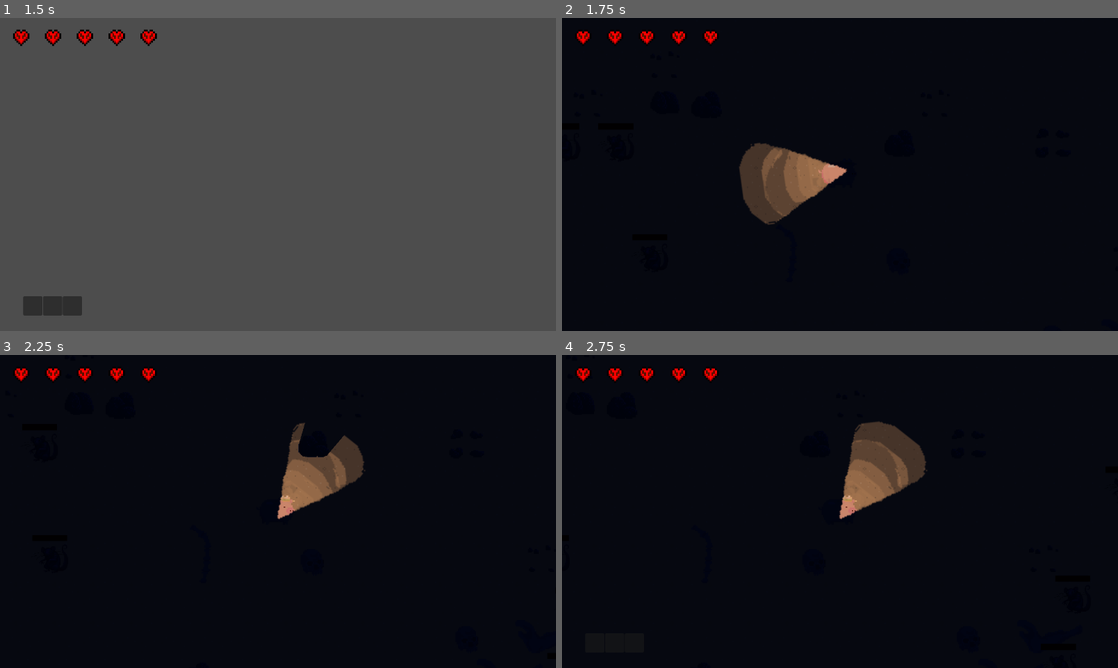
Above: before the commit, frames 1-4 (two rows, left to right).
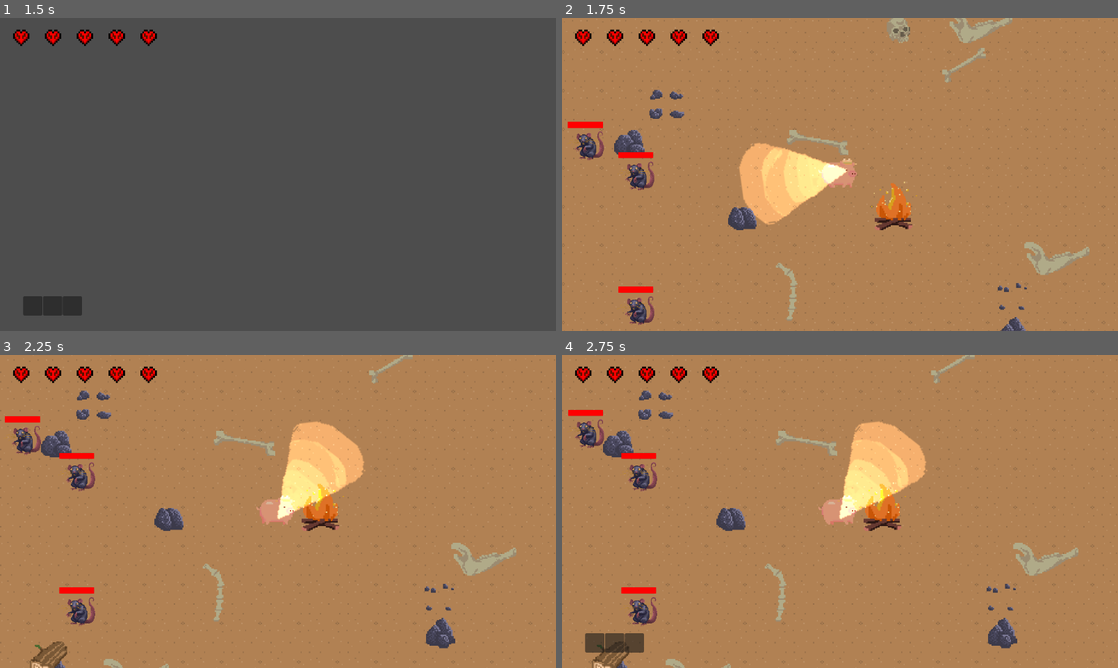
Above: after the commit, the same moments.

Repository: JasonLee4/MaizeRunnerGame
Game: Godot game, scene res://scenes/dungeon_gen/dungeon_gen.tscn
Two runs of this game, one before a commit and one after it. Both use one fixed random seed, a clock stepped at 60 frames per second and the inputs below. This scene is started directly instead of the project's main scene.
Inputs (mouse positions are in pixels of both pictures, inside the frame that each line leads up to):
- Up to frame 1 (1.5 s): tap Enter at 0.5 s; move the mouse to (400, 158) at 0.52 s; hold D (right) 0.53-1.28 s; tap Q (q) at 0.6 s; tap Space (dash) at 1.25 s; move the mouse to (166, 190) at 1.27 s; hold S (down) from 1.28 s (still down); tap F (advance_dialogue) at 1.35 s
- Up to frame 2 (1.75 s): keep holding S (down); tap Q (q) at 1.55 s
- Up to frame 3 (2.25 s): move the mouse to (333, 442) at 2.02 s; release S (down) at 2.03 s; hold D (right) from 2.03 s (still down); tap Space (dash) at 2.1 s
- Up to frame 4 (2.75 s): keep holding D (right); tap Q (q) at 2.3 s

Frame 1 is identical in both runs. In frame 2, 100% of the frame differs, in the area x 0-100%, y 0-100%; in frame 3, 100%; in frame 4, 100%.
Error after the commit: Parse Error: Class "FirePlace" hides a global script class. (res://scenes/objects/fireplace.gd:3)

Commit message:
fireplace + wood spawns, code refactors

Diff:
--- a/scenes/dungeon_gen/dungeon_gen.gd
+++ b/scenes/dungeon_gen/dungeon_gen.gd
@@ -3,6 +3,9 @@
 var player_scene = preload("res://scenes/characters/pig.tscn")
 var rat_enemy = preload("res://scenes/enemies/rat.tscn")
 var ui = preload("res://scenes/ui/ui.tscn")
+var fireplace_scene = preload("res://scenes/objects/fireplace.tscn")
+var wood_scene = preload("res://scenes/items/wood.tscn")
+
 @onready var map = $TileMap
 @onready var camera = $Camera2D
 
@@ -27,6 +30,10 @@
 	load_player()
 	print("Creating map...")
 	make_map()
+	print("Spawning enemies...")
+	spawn_enemies(4)
+	print("Spawn items...")
+	spawn_items()
 
 func _process(_delta):
 	queue_redraw()
@@ -66,16 +73,6 @@
 	await(get_tree().create_timer(.5).timeout)
 	# generate MST
 	path = find_mst(room_positions)
-
-	# generate enemy spawns
-	for room in $Rooms.get_children():
-		# don't spawn enemies in the start room
-		if room == start_room:
-			continue
-		for i in range(4):
-			var rand_pt = room.get_rand_pt() + room.global_position
-			enemy_spawns.append(rand_pt)
-
 
 func load_player():
 	player = player_scene.instantiate()
@@ -144,15 +141,38 @@
 		elif roll < .1:
 			var bones = Vector2i(randi_range(0, 1)*2, randi_range(0, 2))
 			map.set_cell(2, tile, 2, bones, 0)
-	spawn_enemies()
-
-func spawn_enemies():
+
+func spawn_enemies(enemies_per_rm):
+	# generate enemy spawns
+	for room in $Rooms.get_children():
+		# don't spawn enemies in the start room
+		if room == start_room:
+			continue
+		for i in range(enemies_per_rm):
+			var rand_pt = room.get_rand_pt() + room.global_position
+			enemy_spawns.append(rand_pt)
+	# spawn just rats for now
 	for spawn_pos in enemy_spawns:
 		var rat = rat_enemy.instantiate()
 		rat.global_position = spawn_pos
-		add_child(rat)
-
-
+		$Enemies.add_child(rat)
+
+func spawn_items():
+	for room in $Rooms.get_children():
+		var spawn_pos = room.get_rand_pt() + room.global_position
+		if room == start_room:
+			# spawn campfire in start room
+			var fireplace = fireplace_scene.instantiate()
+			fireplace.global_position = spawn_pos
+			$Objects.add_child(fireplace)
+		else:
+			# spawn wood
+			var wood = wood_scene.instantiate()
+			wood.global_position = spawn_pos
+			$Objects.add_child(wood)
+
+
+### Helper functions ###
 func carve_path(start, end):
 	var difference_x = sign(end.x - start.x)
 	var difference_y = sign(end.y - start.y)
--- a/scenes/dungeon_gen/dungeon_gen.tscn
+++ b/scenes/dungeon_gen/dungeon_gen.tscn
@@ -9,9 +9,6 @@
 
 [node name="Rooms" type="Node2D" parent="."]
 
-[node name="CanvasModulate" type="CanvasModulate" parent="."]
-color = Color(0.00392157, 0.0235294, 0.141176, 0.92549)
-
 [node name="TileMap" type="TileMap" parent="."]
 tile_set = ExtResource("2_0cbpq")
 rendering_quadrant_size = 32
@@ -22,4 +19,12 @@
 layer_2/name = "objects"
 layer_2/tile_data = PackedInt32Array()
 
+[node name="Objects" type="Node2D" parent="."]
+
+[node name="Enemies" type="Node2D" parent="."]
+
+[node name="CanvasModulate" type="CanvasModulate" parent="."]
+visible = false
+color = Color(0.00392157, 0.0235294, 0.141176, 0.92549)
+
 [node name="UI" parent="." instance=ExtResource("3_7t5bt")]
--- a/scenes/items/torch.gd
+++ b/scenes/items/torch.gd
@@ -5,9 +5,9 @@
 #@export var damage = 20
 #var direction = Vector2.LEFT
 
-#func _ready():
+func _ready():
 	#$SelfdestructTimer.start()
-
+	$AnimatedSprite2D.play("default")
 
 #
 func _physics_process(delta):
--- a/scenes/items/torch.tscn
+++ b/scenes/items/torch.tscn
@@ -1,9 +1,31 @@
-[gd_scene load_steps=7 format=3 uid="uid://efwdnoirj55t"]
+[gd_scene load_steps=10 format=3 uid="uid://efwdnoirj55t"]
 
 [ext_resource type="Script" path="res://scenes/items/torch.gd" id="1_kfmpc"]
-[ext_resource type="Texture2D" uid="uid://dr5q6e11x23s5" path="res://assets/spritesheets/headcannon.png" id="2_e8rop"]
 [ext_resource type="Resource" uid="uid://du10n1gotovf2" path="res://scenes/items/inventory/inv_items/Torch.tres" id="2_o4iw7"]
+[ext_resource type="Texture2D" uid="uid://kvvdt73p1kns" path="res://assets/spritesheets/torch.png" id="3_co5jr"]
 [ext_resource type="Texture2D" uid="uid://1m6kvuxu25w5" path="res://assets/spritesheets/whitecircle.png" id="3_y1bx2"]
+
+[sub_resource type="AtlasTexture" id="AtlasTexture_ajx17"]
+atlas = ExtResource("3_co5jr")
+region = Rect2(0, 0, 48, 48)
+
+[sub_resource type="AtlasTexture" id="AtlasTexture_rde2s"]
+atlas = ExtResource("3_co5jr")
+region = Rect2(48, 0, 48, 48)
+
+[sub_resource type="SpriteFrames" id="SpriteFrames_uh1rh"]
+animations = [{
+"frames": [{
+"duration": 1.0,
+"texture": SubResource("AtlasTexture_ajx17")
+}, {
+"duration": 2.0,
+"texture": SubResource("AtlasTexture_rde2s")
+}],
+"loop": true,
+"name": &"default",
+"speed": 5.0
+}]
 
 [sub_resource type="RectangleShape2D" id="RectangleShape2D_rbb71"]
 
@@ -16,11 +38,11 @@
 script = ExtResource("1_kfmpc")
 item = ExtResource("2_o4iw7")
 
-[node name="Sprite2D" type="Sprite2D" parent="."]
-position = Vector2(0.473003, 0.315337)
-rotation = -0.774926
-scale = Vector2(0.680963, 0.414256)
-texture = ExtResource("2_e8rop")
+[node name="AnimatedSprite2D" type="AnimatedSprite2D" parent="."]
+position = Vector2(-9.53674e-07, -9.53674e-07)
+scale = Vector2(0.458333, 0.458333)
+sprite_frames = SubResource("SpriteFrames_uh1rh")
+frame_progress = 0.804103
 
 [node name="CollisionShape2D" type="CollisionShape2D" parent="."]
 rotation = 0.774926
--- a/scenes/levels/main_level.tscn
+++ b/scenes/levels/main_level.tscn
@@ -6,7 +6,7 @@
 [ext_resource type="PackedScene" uid="uid://cx0pvdscatwe5" path="res://scenes/ui/ui.tscn" id="8_5v54e"]
 [ext_resource type="PackedScene" uid="uid://cu6fbl27cj8ni" path="res://scenes/enemies/followingEnemy.tscn" id="9_j3pv8"]
 [ext_resource type="PackedScene" uid="uid://cmkg6swofcroi" path="res://scenes/enemies/cornpirate.tscn" id="9_mfwi1"]
-[ext_resource type="PackedScene" uid="uid://bvxtel4kt8t1d" path="res://scenes/objects/FirePlace.tscn" id="9_y4roy"]
+[ext_resource type="PackedScene" uid="uid://bvxtel4kt8t1d" path="res://scenes/objects/fireplace.tscn" id="9_y4roy"]
 [ext_resource type="PackedScene" uid="uid://ceek5f5hxvohe" path="res://scenes/items/wood.tscn" id="10_0j2xy"]
 [ext_resource type="PackedScene" uid="uid://bk38y6qrxf7ab" path="res://scenes/items/consumables/apple.tscn" id="10_w7piv"]
 [ext_resource type="PackedScene" uid="uid://brr1wrgpu1otg" path="res://scenes/items/weapons/cannon.tscn" id="11_8e02o"]
--- a/scenes/objects/FirePlace.gd
+++ b/scenes/objects/FirePlace.gd
@@ -5,6 +5,9 @@
 @export var inv_item: Inv_Item
 var crafting_available
 #signal craft_torch
+
+func _ready():
+	$AnimatedSprite2D.play("default")
 
 func _physics_process(delta):
 	if Input.is_action_just_pressed("interact") and crafting_available:
--- a/scenes/objects/FirePlace.tscn
+++ b/scenes/objects/FirePlace.tscn
@@ -1,34 +1,69 @@
-[gd_scene load_steps=6 format=3 uid="uid://bvxtel4kt8t1d"]
+[gd_scene load_steps=9 format=3 uid="uid://bvxtel4kt8t1d"]
 
-[ext_resource type="Texture2D" uid="uid://c64m8bioy63m1" path="res://assets/spritesheets/apple.png" id="1_dq3mn"]
-[ext_resource type="Script" path="res://scenes/objects/FirePlace.gd" id="1_m0kst"]
+[ext_resource type="Script" path="res://scenes/objects/fireplace.gd" id="1_m0kst"]
 [ext_resource type="Resource" uid="uid://du10n1gotovf2" path="res://scenes/items/inventory/inv_items/Torch.tres" id="2_ll4gk"]
+[ext_resource type="Texture2D" uid="uid://bjc8u6x3yhoqt" path="res://assets/spritesheets/campfire.png" id="3_jc558"]
+
+[sub_resource type="AtlasTexture" id="AtlasTexture_lhqc1"]
+atlas = ExtResource("3_jc558")
+region = Rect2(0, 0, 48, 48)
+
+[sub_resource type="AtlasTexture" id="AtlasTexture_fw05j"]
+atlas = ExtResource("3_jc558")
+region = Rect2(48, 0, 48, 48)
+
+[sub_resource type="SpriteFrames" id="SpriteFrames_0qxy5"]
+animations = [{
+"frames": [{
+"duration": 2.0,
+"texture": SubResource("AtlasTexture_lhqc1")
+}, {
+"duration": 1.0,
+"texture": SubResource("AtlasTexture_fw05j")
+}, {
+"duration": 1.0,
+"texture": SubResource("AtlasTexture_lhqc1")
+}, {
+"duration": 1.0,
+"texture": SubResource("AtlasTexture_fw05j")
+}],
+"loop": true,
+"name": &"default",
+"speed": 5.0
+}]
 
 [sub_resource type="RectangleShape2D" id="RectangleShape2D_5ybjv"]
 size = Vector2(76, 59)
 
-[sub_resource type="CircleShape2D" id="CircleShape2D_7c7er"]
-radius = 31.0161
+[sub_resource type="CapsuleShape2D" id="CapsuleShape2D_5fo1h"]
+radius = 16.0
+height = 46.0
 
 [node name="FirePlace" type="StaticBody2D"]
+collision_layer = 4
+collision_mask = 15
 script = ExtResource("1_m0kst")
 inv_item = ExtResource("2_ll4gk")
 
-[node name="Sprite2D" type="Sprite2D" parent="."]
-position = Vector2(0, -9.53674e-07)
-scale = Vector2(2.125, 2.20833)
-texture = ExtResource("1_dq3mn")
+[node name="AnimatedSprite2D" type="AnimatedSprite2D" parent="."]
+position = Vector2(0, -7)
+sprite_frames = SubResource("SpriteFrames_0qxy5")
+frame_progress = 0.0459256
+
+[node name="Camera2D" type="Camera2D" parent="AnimatedSprite2D"]
+zoom = Vector2(2, 2)
 
 [node name="Area2D" type="Area2D" parent="."]
 collision_layer = 4
 
 [node name="CollisionShape2D" type="CollisionShape2D" parent="Area2D"]
-position = Vector2(1, 12.5)
+position = Vector2(1, 1)
 shape = SubResource("RectangleShape2D_5ybjv")
 
 [node name="CollisionShape2D" type="CollisionShape2D" parent="."]
 position = Vector2(1, 0)
-shape = SubResource("CircleShape2D_7c7er")
+rotation = 1.5708
+shape = SubResource("CapsuleShape2D_5fo1h")
 
 [connection signal="body_entered" from="Area2D" to="." method="_on_area_2d_body_entered"]
 [connection signal="body_exited" from="Area2D" to="." method="_on_area_2d_body_exited"]
Binary file added: assets/spritesheets/campfire.png
Not shown, added: assets/spritesheets/campfire.png.import
Binary file added: assets/spritesheets/torch.png
Not shown, added: assets/spritesheets/torch.png.import
